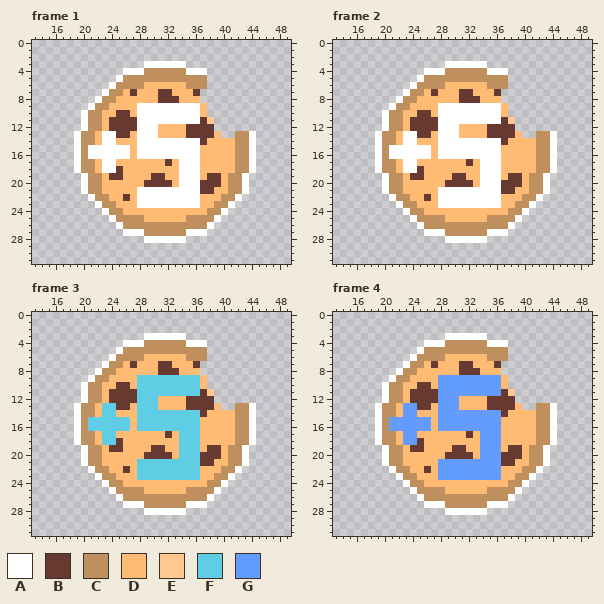
Two states of a pixel-art file, Textures/AchievementReward.aseprite. Above, as it was before the edit.
64x32 pixels, 8 frames. Shown: frame 1: x 13..49, y 0..31; frame 2: x 13..49, y 0..31; frame 3: x 13..49, y 0..31; frame 4: x 13..49, y 0..31. The commit also changed other frames, which this record leaves out.
Visible layers, top first: "Layer 2", "Layer 1".
Palette (. is transparent): A #ffffff  B #663931  C #bf8f5e  D #ffba74  E #ffc88f  F #5fcde4  G #639bff
Pixels before, frame 1, first column x 19:
 3 ..........AAAAAA..........
 4 .......AAACCCCCCAAA.......
 5 ......ACCCCCCCCCCCC.......
 6 .....ACCCCDDDDDDCCC.......
 7 ....ACCDBDDDBBDDDB........
 8 ...ACCDDDDDDBBBDDD........
 9 ..ACCDDDDAAAAAAAAAD.......
10 .ACCDDBBDAAAAAAAAAD.......
11 .ACCDBBBBAAAAAAAAABE......
12 .ACCDBBBBAAADDDDBBBB......
13 ACCDAABBDAAADDDDBBBBD..CCA
14 ACCDAADDDAAAAAAAAABDDDDCCA
15 ACAAAAAADAAAAAAAAADDDDDCCA
16 ACAAAAAADAAAAAAAAADDDDDCCA
17 ACCDAADDDDDDDBDAAADDDDDCCA
18 ACCDAABDDDDDDDDAAADDDDDCCA
19 .ACCDBBDDDDBBDDAAADBBDCCA.
20 .ACCDDDDDDBBBBDAAABBBDCCA.
21 .ACCDDDDDAAAAAAAAABBDDCCA.
22 ..ACCDDBDAAAAAAAAADDDCCA..
23 ...ACCDDDAAAAAAAAADDCCA...
24 ....ACCDDDDDDDDDDDDCCA....
25 .....ACCCCDDDDDDCCCCA.....
26 ......ACCCCCCCCCCCCA......
27 .......AAACCCCCCAAA.......
28 ..........AAAAAA..........
Pixels before, frame 2, first column x 19:
 3 ..........AAAAAA..........
 4 .......AAACCCCCCAAA.......
 5 ......ACCCCCCCCCCCC.......
 6 .....ACCCCDDDDDDCCC.......
 7 ....ACCDBDDDBBDDDB........
 8 ...ACCDDDDDDBBBDDD........
 9 ..ACCDDDDAAAAAAAAAD.......
10 .ACCDDBBDAAAAAAAAAD.......
11 .ACCDBBBBAAAAAAAAABE......
12 .ACCDBBBBAAADDDDBBBB......
13 ACCDAABBDAAADDDDBBBBD..CCA
14 ACCDAADDDAAAAAAAAABDDDDCCA
15 ACAAAAAADAAAAAAAAADDDDDCCA
16 ACAAAAAADAAAAAAAAADDDDDCCA
17 ACCDAADDDDDDDBDAAADDDDDCCA
18 ACCDAABDDDDDDDDAAADDDDDCCA
19 .ACCDBBDDDDBBDDAAADBBDCCA.
20 .ACCDDDDDDBBBBDAAABBBDCCA.
21 .ACCDDDDDAAAAAAAAABBDDCCA.
22 ..ACCDDBDAAAAAAAAADDDCCA..
23 ...ACCDDDAAAAAAAAADDCCA...
24 ....ACCDDDDDDDDDDDDCCA....
25 .....ACCCCDDDDDDCCCCA.....
26 ......ACCCCCCCCCCCCA......
27 .......AAACCCCCCAAA.......
28 ..........AAAAAA..........
Pixels before, frame 3, first column x 19:
 3 ..........AAAAAA..........
 4 .......AAACCCCCCAAA.......
 5 ......ACCCCCCCCCCCC.......
 6 .....ACCCCDDDDDDCCC.......
 7 ....ACCDBDDDBBDDDB........
 8 ...ACCDDDDDDBBBDDD........
 9 ..ACCDDDDFFFFFFFFFD.......
10 .ACCDDBBDFFFFFFFFFD.......
11 .ACCDBBBBFFFFFFFFFBE......
12 .ACCDBBBBFFFDDDDBBBB......
13 ACCDFFBBDFFFDDDDBBBBD..CCA
14 ACCDFFDDDFFFFFFFFFBDDDDCCA
15 ACFFFFFFDFFFFFFFFFDDDDDCCA
16 ACFFFFFFDFFFFFFFFFDDDDDCCA
17 ACCDFFDDDDDDDBDFFFDDDDDCCA
18 ACCDFFBDDDDDDDDFFFDDDDDCCA
19 .ACCDBBDDDDBBDDFFFDBBDCCA.
20 .ACCDDDDDDBBBBDFFFBBBDCCA.
21 .ACCDDDDDFFFFFFFFFBBDDCCA.
22 ..ACCDDBDFFFFFFFFFDDDCCA..
23 ...ACCDDDFFFFFFFFFDDCCA...
24 ....ACCDDDDDDDDDDDDCCA....
25 .....ACCCCDDDDDDCCCCA.....
26 ......ACCCCCCCCCCCCA......
27 .......AAACCCCCCAAA.......
28 ..........AAAAAA..........
Pixels before, frame 4, first column x 19:
 3 ..........AAAAAA..........
 4 .......AAACCCCCCAAA.......
 5 ......ACCCCCCCCCCCC.......
 6 .....ACCCCDDDDDDCCC.......
 7 ....ACCDBDDDBBDDDB........
 8 ...ACCDDDDDDBBBDDD........
 9 ..ACCDDDDGGGGGGGGGD.......
10 .ACCDDBBDGGGGGGGGGD.......
11 .ACCDBBBBGGGGGGGGGBE......
12 .ACCDBBBBGGGDDDDBBBB......
13 ACCDGGBBDGGGDDDDBBBBD..CCA
14 ACCDGGDDDGGGGGGGGGBDDDDCCA
15 ACGGGGGGDGGGGGGGGGDDDDDCCA
16 ACGGGGGGDGGGGGGGGGDDDDDCCA
17 ACCDGGDDDDDDDBDGGGDDDDDCCA
18 ACCDGGBDDDDDDDDGGGDDDDDCCA
19 .ACCDBBDDDDBBDDGGGDBBDCCA.
20 .ACCDDDDDDBBBBDGGGBBBDCCA.
21 .ACCDDDDDGGGGGGGGGBBDDCCA.
22 ..ACCDDBDGGGGGGGGGDDDCCA..
23 ...ACCDDDGGGGGGGGGDDCCA...
24 ....ACCDDDDDDDDDDDDCCA....
25 .....ACCCCDDDDDDCCCCA.....
26 ......ACCCCCCCCCCCCA......
27 .......AAACCCCCCAAA.......
28 ..........AAAAAA..........
After the commit:
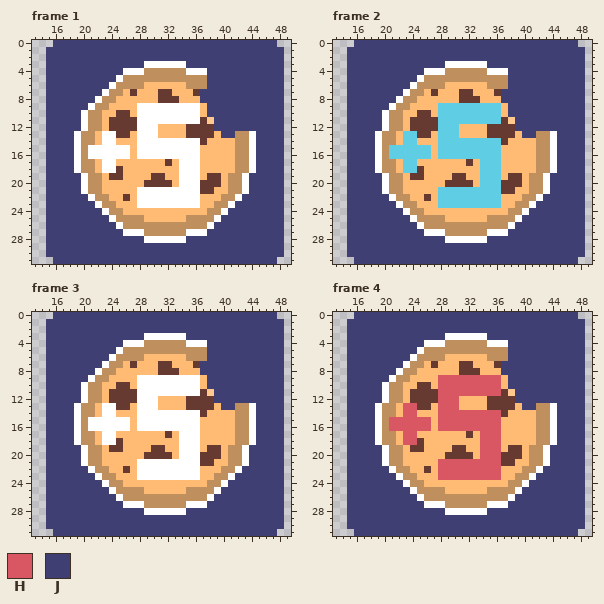
Colours new in this view: H #d95763  J #3f3f74
Diff:
layer "Layer 3" added
Changed rows in their new state; - is an unchanged pixel.
Frame 1, layer "Layer 3":
first column x 15:
 0 -JJJJJJJJJJJJJJJJJJJJJJJJJJJJJJJJ-
 1 JJJJJJJJJJJJJJJJJJJJJJJJJJJJJJJJJJ
 2 JJJJJJJJJJJJJJJJJJJJJJJJJJJJJJJJJJ
 3 JJJJJJJJJJJJJJ------JJJJJJJJJJJJJJ
 4 JJJJJJJJJJJ------------JJJJJJJJJJJ
 5 JJJJJJJJJJ-------------JJJJJJJJJJJ
 6 JJJJJJJJJ--------------JJJJJJJJJJJ
 7 JJJJJJJJ--------------JJJJJJJJJJJJ
 8 JJJJJJJ---------------JJJJJJJJJJJJ
 9 JJJJJJ-----------------JJJJJJJJJJJ
10 JJJJJ------------------JJJJJJJJJJJ
11 JJJJJ-------------------JJJJJJJJJJ
12 JJJJJ-------------------JJJJJJJJJJ
13 JJJJ---------------------JJ---JJJJ
14 JJJJ--------------------------JJJJ
15 JJJJ--------------------------JJJJ
16 JJJJ--------------------------JJJJ
17 JJJJ--------------------------JJJJ
18 JJJJ--------------------------JJJJ
19 JJJJJ------------------------JJJJJ
20 JJJJJ------------------------JJJJJ
21 JJJJJ------------------------JJJJJ
22 JJJJJJ----------------------JJJJJJ
23 JJJJJJJ--------------------JJJJJJJ
24 JJJJJJJJ------------------JJJJJJJJ
25 JJJJJJJJJ----------------JJJJJJJJJ
26 JJJJJJJJJJ--------------JJJJJJJJJJ
27 JJJJJJJJJJJ------------JJJJJJJJJJJ
28 JJJJJJJJJJJJJJ------JJJJJJJJJJJJJJ
29 JJJJJJJJJJJJJJJJJJJJJJJJJJJJJJJJJJ
30 JJJJJJJJJJJJJJJJJJJJJJJJJJJJJJJJJJ
31 -JJJJJJJJJJJJJJJJJJJJJJJJJJJJJJJJ-
Frame 2, layers "Layer 2", "Layer 1", "Layer 3":
first column x 15:
 0 -JJJJJJJJJJJJJJJJJJJJJJJJJJJJJJJJ-
 1 JJJJJJJJJJJJJJJJJJJJJJJJJJJJJJJJJJ
 2 JJJJJJJJJJJJJJJJJJJJJJJJJJJJJJJJJJ
 3 JJJJJJJJJJJJJJ------JJJJJJJJJJJJJJ
 4 JJJJJJJJJJJ------------JJJJJJJJJJJ
 5 JJJJJJJJJJ-------------JJJJJJJJJJJ
 6 JJJJJJJJJ--------------JJJJJJJJJJJ
 7 JJJJJJJJ--------------JJJJJJJJJJJJ
 8 JJJJJJJ---------------JJJJJJJJJJJJ
 9 JJJJJJ-------FFFFFFFFF-JJJJJJJJJJJ
10 JJJJJ--------FFFFFFFFF-JJJJJJJJJJJ
11 JJJJJ--------FFFFFFFFF--JJJJJJJJJJ
12 JJJJJ--------FFF--------JJJJJJJJJJ
13 JJJJ----FF---FFF---------JJ---JJJJ
14 JJJJ----FF---FFFFFFFFF--------JJJJ
15 JJJJ--FFFFFF-FFFFFFFFF--------JJJJ
16 JJJJ--FFFFFF-FFFFFFFFF--------JJJJ
17 JJJJ----FF---------FFF--------JJJJ
18 JJJJ----FF---------FFF--------JJJJ
19 JJJJJ--------------FFF-------JJJJJ
20 JJJJJ--------------FFF-------JJJJJ
21 JJJJJ--------FFFFFFFFF-------JJJJJ
22 JJJJJJ-------FFFFFFFFF------JJJJJJ
23 JJJJJJJ------FFFFFFFFF-----JJJJJJJ
24 JJJJJJJJ------------------JJJJJJJJ
25 JJJJJJJJJ----------------JJJJJJJJJ
26 JJJJJJJJJJ--------------JJJJJJJJJJ
27 JJJJJJJJJJJ------------JJJJJJJJJJJ
28 JJJJJJJJJJJJJJ------JJJJJJJJJJJJJJ
29 JJJJJJJJJJJJJJJJJJJJJJJJJJJJJJJJJJ
30 JJJJJJJJJJJJJJJJJJJJJJJJJJJJJJJJJJ
31 -JJJJJJJJJJJJJJJJJJJJJJJJJJJJJJJJ-
Frame 3, layers "Layer 2", "Layer 1", "Layer 3":
first column x 15:
 0 -JJJJJJJJJJJJJJJJJJJJJJJJJJJJJJJJ-
 1 JJJJJJJJJJJJJJJJJJJJJJJJJJJJJJJJJJ
 2 JJJJJJJJJJJJJJJJJJJJJJJJJJJJJJJJJJ
 3 JJJJJJJJJJJJJJ------JJJJJJJJJJJJJJ
 4 JJJJJJJJJJJ------------JJJJJJJJJJJ
 5 JJJJJJJJJJ-------------JJJJJJJJJJJ
 6 JJJJJJJJJ--------------JJJJJJJJJJJ
 7 JJJJJJJJ--------------JJJJJJJJJJJJ
 8 JJJJJJJ---------------JJJJJJJJJJJJ
 9 JJJJJJ-------AAAAAAAAA-JJJJJJJJJJJ
10 JJJJJ--------AAAAAAAAA-JJJJJJJJJJJ
11 JJJJJ--------AAAAAAAAA--JJJJJJJJJJ
12 JJJJJ--------AAA--------JJJJJJJJJJ
13 JJJJ----AA---AAA---------JJ---JJJJ
14 JJJJ----AA---AAAAAAAAA--------JJJJ
15 JJJJ--AAAAAA-AAAAAAAAA--------JJJJ
16 JJJJ--AAAAAA-AAAAAAAAA--------JJJJ
17 JJJJ----AA---------AAA--------JJJJ
18 JJJJ----AA---------AAA--------JJJJ
19 JJJJJ--------------AAA-------JJJJJ
20 JJJJJ--------------AAA-------JJJJJ
21 JJJJJ--------AAAAAAAAA-------JJJJJ
22 JJJJJJ-------AAAAAAAAA------JJJJJJ
23 JJJJJJJ------AAAAAAAAA-----JJJJJJJ
24 JJJJJJJJ------------------JJJJJJJJ
25 JJJJJJJJJ----------------JJJJJJJJJ
26 JJJJJJJJJJ--------------JJJJJJJJJJ
27 JJJJJJJJJJJ------------JJJJJJJJJJJ
28 JJJJJJJJJJJJJJ------JJJJJJJJJJJJJJ
29 JJJJJJJJJJJJJJJJJJJJJJJJJJJJJJJJJJ
30 JJJJJJJJJJJJJJJJJJJJJJJJJJJJJJJJJJ
31 -JJJJJJJJJJJJJJJJJJJJJJJJJJJJJJJJ-
Frame 4, layers "Layer 2", "Layer 1", "Layer 3":
first column x 15:
 0 -JJJJJJJJJJJJJJJJJJJJJJJJJJJJJJJJ-
 1 JJJJJJJJJJJJJJJJJJJJJJJJJJJJJJJJJJ
 2 JJJJJJJJJJJJJJJJJJJJJJJJJJJJJJJJJJ
 3 JJJJJJJJJJJJJJ------JJJJJJJJJJJJJJ
 4 JJJJJJJJJJJ------------JJJJJJJJJJJ
 5 JJJJJJJJJJ-------------JJJJJJJJJJJ
 6 JJJJJJJJJ--------------JJJJJJJJJJJ
 7 JJJJJJJJ--------------JJJJJJJJJJJJ
 8 JJJJJJJ---------------JJJJJJJJJJJJ
 9 JJJJJJ-------HHHHHHHHH-JJJJJJJJJJJ
10 JJJJJ--------HHHHHHHHH-JJJJJJJJJJJ
11 JJJJJ--------HHHHHHHHH--JJJJJJJJJJ
12 JJJJJ--------HHH--------JJJJJJJJJJ
13 JJJJ----HH---HHH---------JJ---JJJJ
14 JJJJ----HH---HHHHHHHHH--------JJJJ
15 JJJJ--HHHHHH-HHHHHHHHH--------JJJJ
16 JJJJ--HHHHHH-HHHHHHHHH--------JJJJ
17 JJJJ----HH---------HHH--------JJJJ
18 JJJJ----HH---------HHH--------JJJJ
19 JJJJJ--------------HHH-------JJJJJ
20 JJJJJ--------------HHH-------JJJJJ
21 JJJJJ--------HHHHHHHHH-------JJJJJ
22 JJJJJJ-------HHHHHHHHH------JJJJJJ
23 JJJJJJJ------HHHHHHHHH-----JJJJJJJ
24 JJJJJJJJ------------------JJJJJJJJ
25 JJJJJJJJJ----------------JJJJJJJJJ
26 JJJJJJJJJJ--------------JJJJJJJJJJ
27 JJJJJJJJJJJ------------JJJJJJJJJJJ
28 JJJJJJJJJJJJJJ------JJJJJJJJJJJJJJ
29 JJJJJJJJJJJJJJJJJJJJJJJJJJJJJJJJJJ
30 JJJJJJJJJJJJJJJJJJJJJJJJJJJJJJJJJJ
31 -JJJJJJJJJJJJJJJJJJJJJJJJJJJJJJJJ-
Boxes around the changes in both pictures, in picture pixels (x1, y1, x2, y2):
added: (46, 40, 284, 264)
changed: (347, 40, 585, 264)
changed: (46, 312, 284, 536)
changed: (347, 312, 585, 536)
